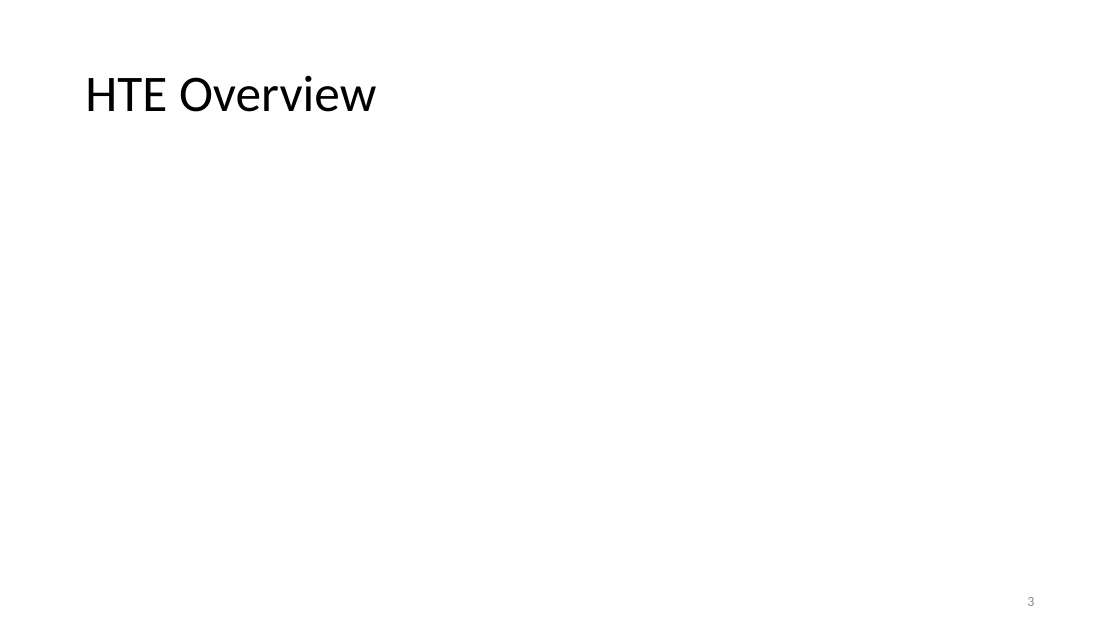
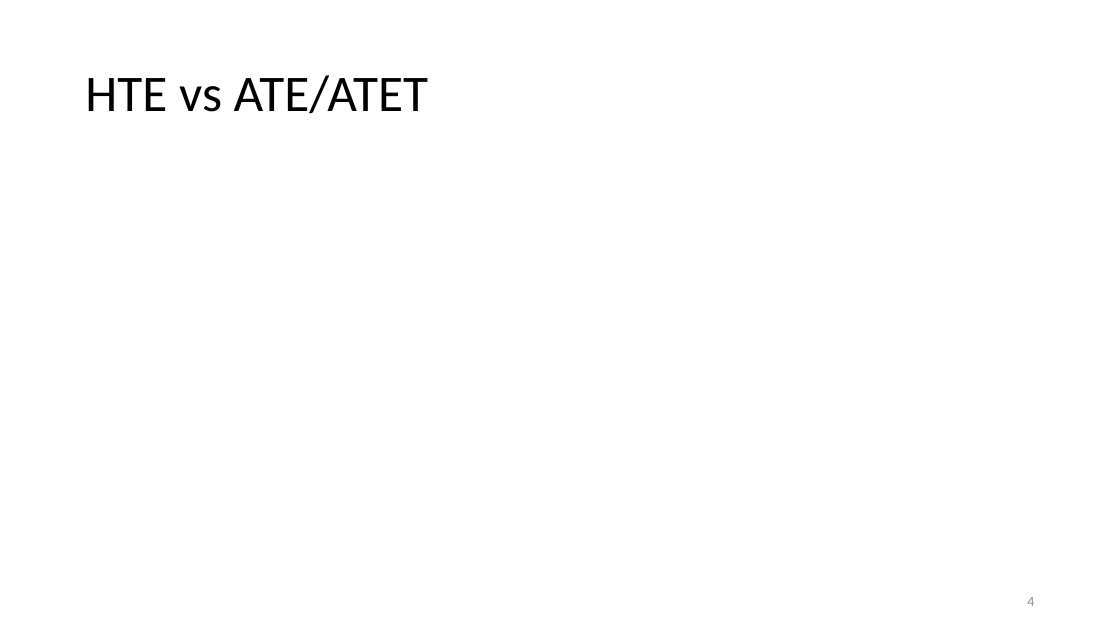
Before and after one commit to shoepaladin/causalinference_crashcourse, a slide deck: slide 4 of Powerpoints/5 HTE Models (shortened).pptx (slide 3 before the commit). Drawn at 1120x630 pixels with LibreOffice and Linux fonts; fonts in the diff are those of the drawing; grey boxes stand for pictures. Boxes give left, top, right and bottom in pixels: in the first picture for what was removed or moved away, otherwise in the second. Text is boxed around its words. In the diff, an @@ line names an element or a change of style, - is before the commit and + after.

```diff
--- a/Powerpoints/5 HTE Models (shortened).pptx
+++ b/Powerpoints/5 HTE Models (shortened).pptx
@@ title at (85, 75, 429, 114): text changed @@
-HTE Overview
+HTE vs ATE/ATET
@@ page number at (1027, 597, 1034, 606): text changed @@
-3
+4
```
Also in this commit, not shown: 11 other slides changed, 4 slides added, 1 slide removed, 5 other files.
